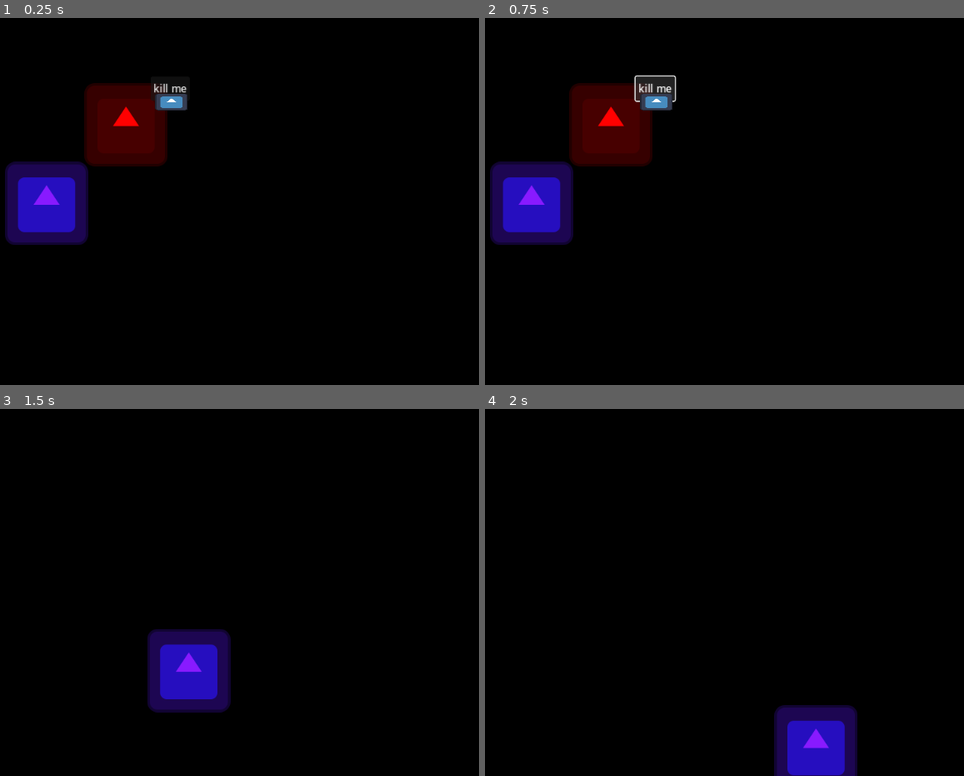
Above: before the commit, frames 1-4 (two rows, left to right).
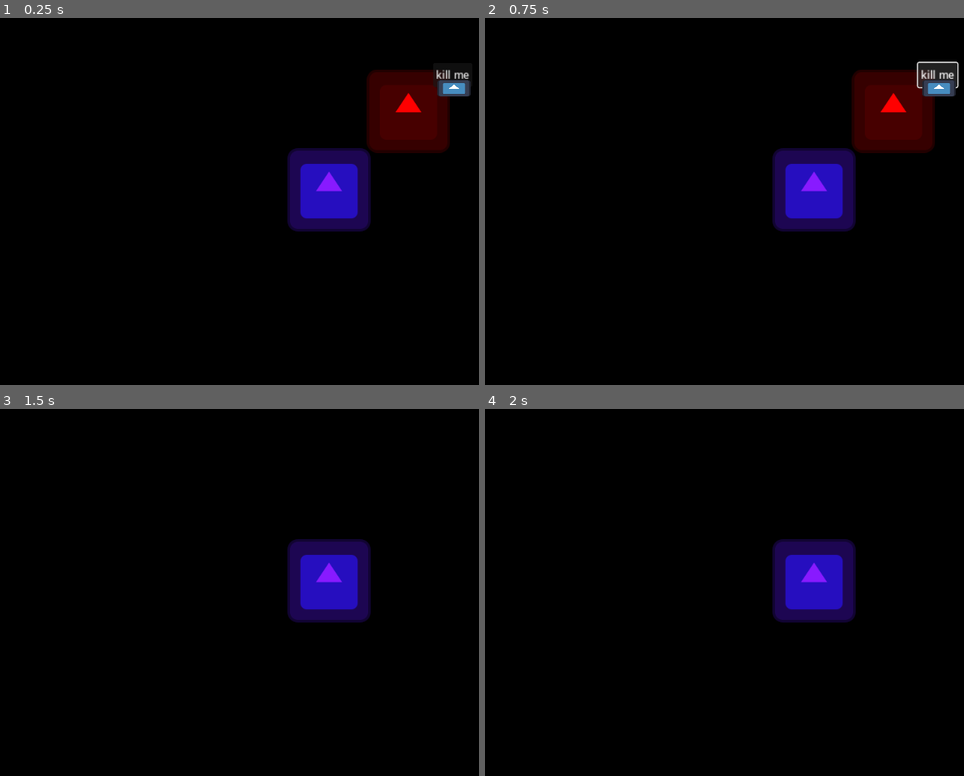
Above: after the commit, the same moments.

Repository: Valentino-02/GMTK-JamGame
Game: Godot game, scene res://src/mainGame/MainGame.tscn
The game is run twice, just before and just after one commit, with the same random seed, the same clock (stepped at 60 frames per second) and the same inputs. This scene is started directly instead of the project's main scene. The engine's default icon, where the game draws it, is replaced by a stand-in: a white triangle on a blue panel in a dark square.
Inputs:
- Up to frame 1 (0.25 s): no input
- Up to frame 2 (0.75 s): click "kill me" at 0.5 s
- Up to frame 3 (1.5 s): click "kill me" at 1.25 s
- Up to frame 4 (2 s): no input

The runs differ from the first frame. In frame 1, 16% of the frame differs, in the area x 1-99%, y 14-62%; in frame 2, 17%, in the area x 1-99%, y 11-62%; in frame 3, 7.8%; in frame 4, 7.2%.
Error after the commit: Invalid access to property or key 'nextMonolog' on a base object of type 'Nil'. (res://src/UI/Monolog.gd:13)

Commit message:
Little UI improvements

Diff:
--- a/src/UI/Monolog.tscn
+++ b/src/UI/Monolog.tscn
@@ -1,7 +1,8 @@
-[gd_scene load_steps=6 format=3 uid="uid://c7lm71kklyqd6"]
+[gd_scene load_steps=7 format=3 uid="uid://c7lm71kklyqd6"]
 
 [ext_resource type="Script" path="res://src/UI/Monolog.gd" id="1_x7xin"]
 [ext_resource type="Texture2D" uid="uid://c6614d03fi3nc" path="res://icon.svg" id="2_tmufx"]
+[ext_resource type="FontFile" path="res://assets/Pixellari.ttf" id="3_oyocx"]
 
 [sub_resource type="Animation" id="Animation_y0ncd"]
 resource_name = "Fade"
@@ -62,10 +63,14 @@
 
 [node name="Label" type="Label" parent="TextureRect"]
 unique_name_in_owner = true
-custom_minimum_size = Vector2(800, 150)
+custom_minimum_size = Vector2(750, 100)
 layout_mode = 0
-offset_right = 800.0
-offset_bottom = 150.0
+offset_left = 29.0
+offset_top = 24.0
+offset_right = 779.0
+offset_bottom = 124.0
+theme_override_fonts/font = ExtResource("3_oyocx")
+text = "test"
 autowrap_mode = 3
 
 [node name="AnimationPlayer" type="AnimationPlayer" parent="TextureRect"]
--- a/src/UI/StoryText.gd
+++ b/src/UI/StoryText.gd
@@ -2,7 +2,24 @@
 extends Node
 
 const MONOLOGS:Array[String] = [
-
+	"betatest n°107. I need to balance the difficulty, Hero became much stronger since...it happened. \nI swear, Hero, people are gonna love playing you ^^",
+	"You're really going strong on those. Calm down or I'll have to nerf your stats again :p",
+	"... \n...why do you keep destroying everything every time ? You asked for it, I'm gonna decrease your stats.",
+	"",
+	"",
+	"",
+	"",
+	"",
+	"",
+	"",
+	"",
+	"",
+	"",
+	"",
+	"",
+	"",
+	"",
+	"",
 ]
 
 
--- a/src/mainGame/MainGame.tscn
+++ b/src/mainGame/MainGame.tscn
@@ -87,3 +87,5 @@
 }
 
 [node name="Monolog" parent="." instance=ExtResource("4_ykf7q")]
+
+[node name="AudioStreamPlayer" type="AudioStreamPlayer" parent="."]
--- a/src/mainGame/entities/hero/Hero.tscn
+++ b/src/mainGame/entities/hero/Hero.tscn
@@ -30,6 +30,8 @@
 [node name="CollisionShape2D" type="CollisionShape2D" parent="HurtBox"]
 shape = SubResource("CircleShape2D_1qx4u")
 
+[node name="Camera2D" type="Camera2D" parent="."]
+
 [connection signal="areaDetected" from="AttackModule" to="." method="_on_attack_module_area_detected"]
 [connection signal="areaExited" from="AttackModule" to="." method="_on_attack_module_area_exited"]
 [connection signal="doAttack" from="AttackModule" to="." method="_on_attack_module_do_attack"]
--- a/src/mainGame/systems/stats/HeroStats.gd
+++ b/src/mainGame/systems/stats/HeroStats.gd
@@ -25,3 +25,5 @@
 	set(newValue):
 		gold = clamp(newValue, 0, 999)
 		statChanged.emit(Constants.HERO_STATS.gold, gold)
+
+# TODO add speed stat
